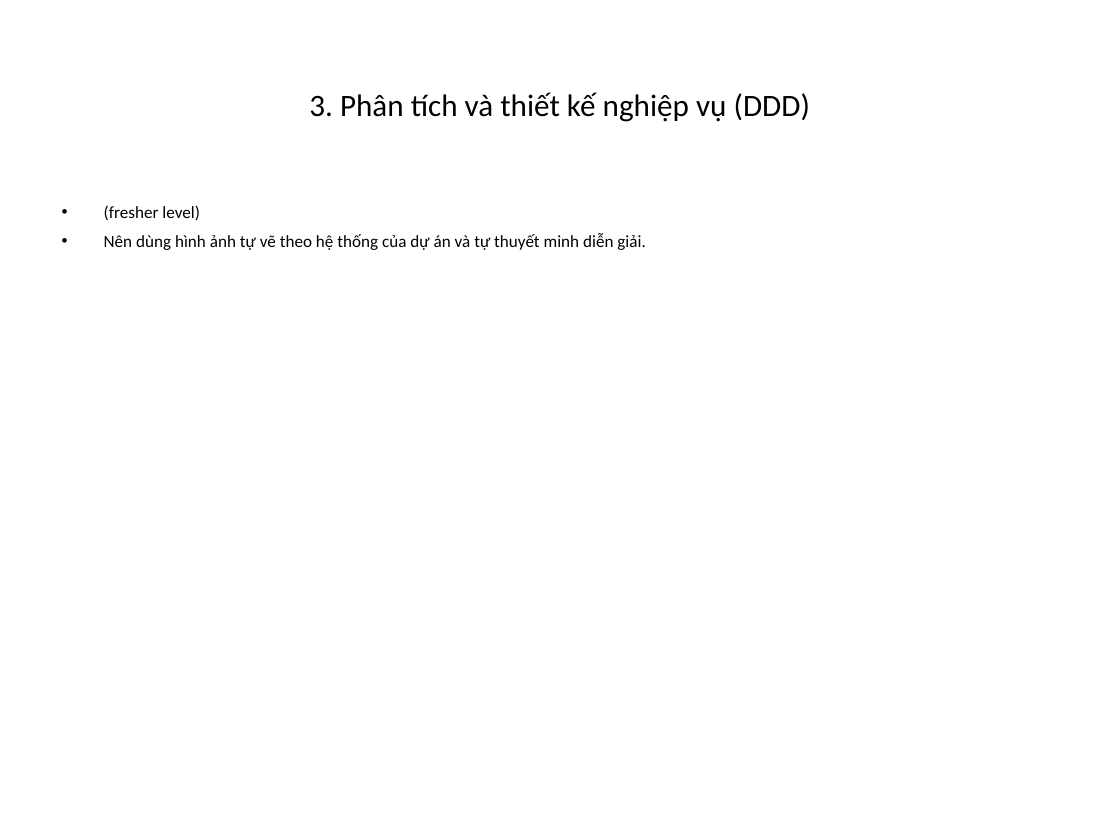
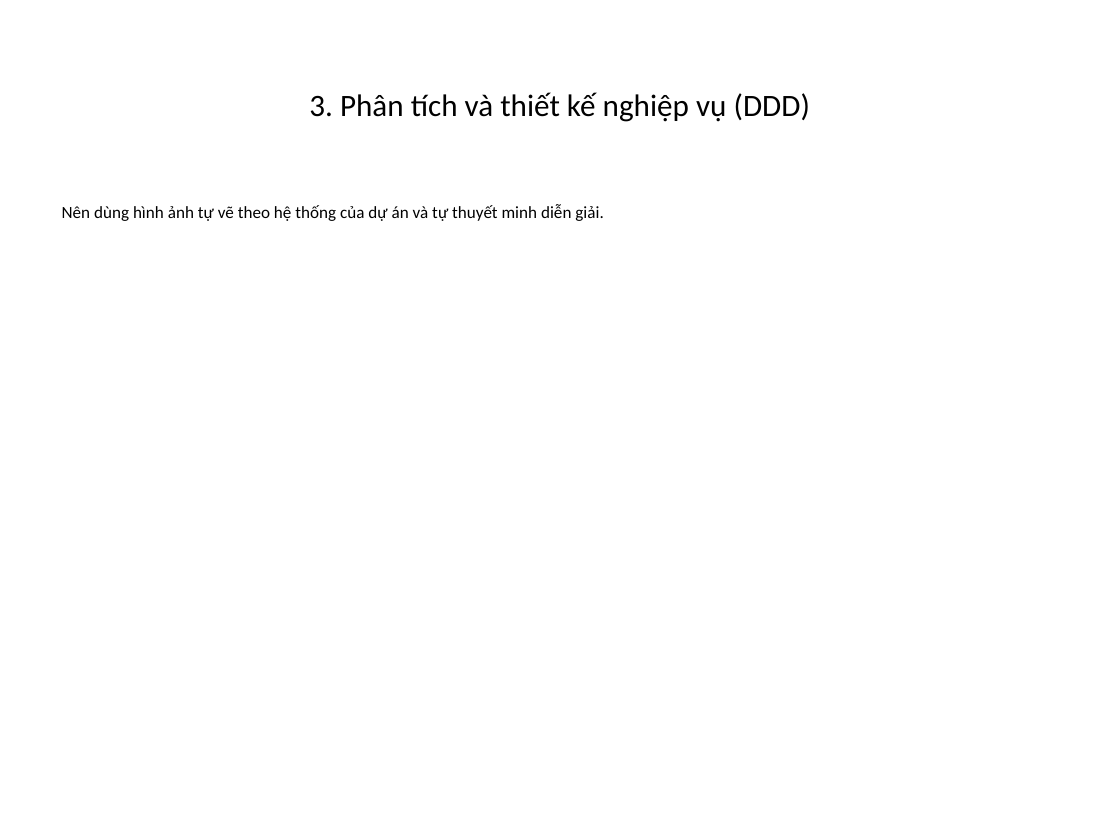
Before and after one commit to foxxiee04/Cab-Booking-System-Project, a slide deck: slide 8 of docs/Thesis-FoxGo-BaoCao.pptx (slide 7 before the commit). Drawn at 1120x840 pixels with LibreOffice and Linux fonts; fonts in the diff are those of the drawing. Boxes give left, top, right and bottom in pixels: in the first picture for what was removed or moved away, otherwise in the second. Text is boxed around its words. In the diff, an @@ line names an element or a change of style, - is before the commit and + after.

```diff
--- a/docs/Thesis-FoxGo-BaoCao.pptx
+++ b/docs/Thesis-FoxGo-BaoCao.pptx
@@ text "Nên dùng hình ảnh tự ..." at box(62, 204, 603, 221): bullet • to none @@
@@ text at box(104, 205, 200, 220): paragraph removed @@
-• (fresher level)
```
Also in this commit, not shown: 13 other slides changed, 2 slides added, 2 slides removed, 7 other files.
